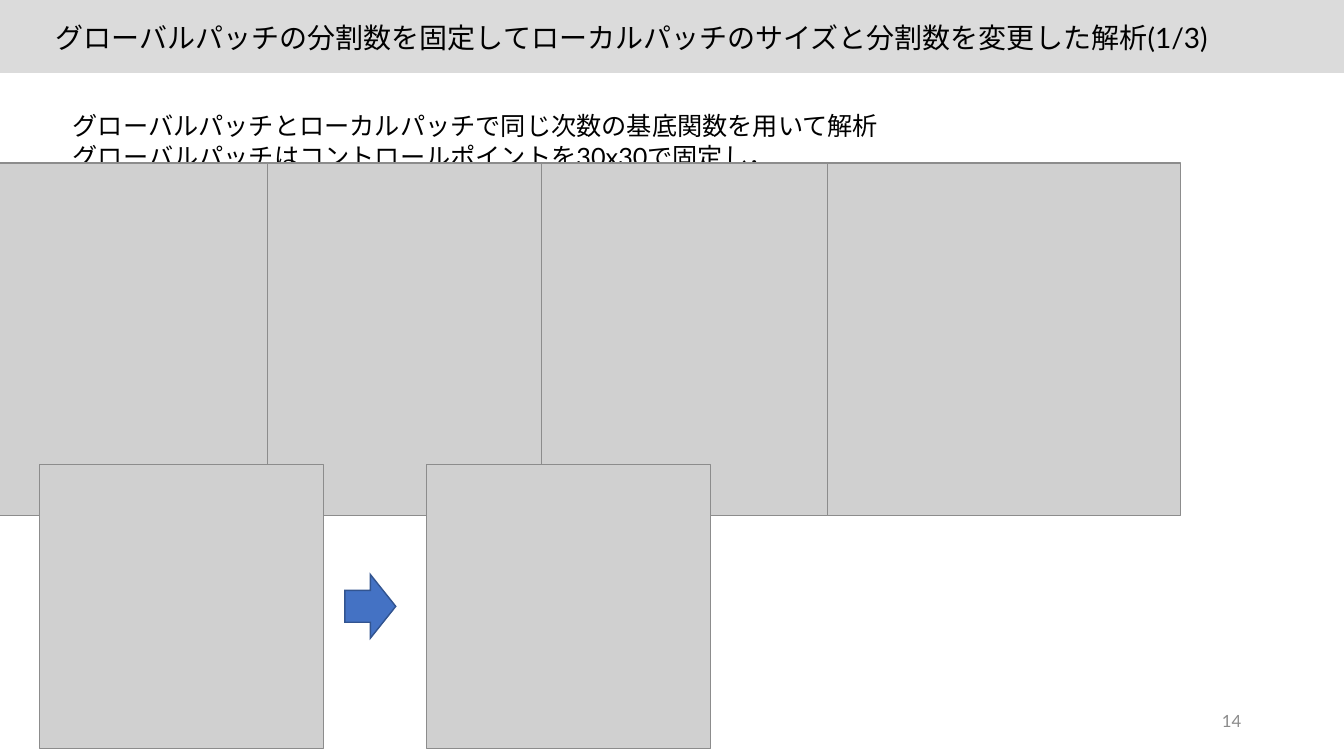
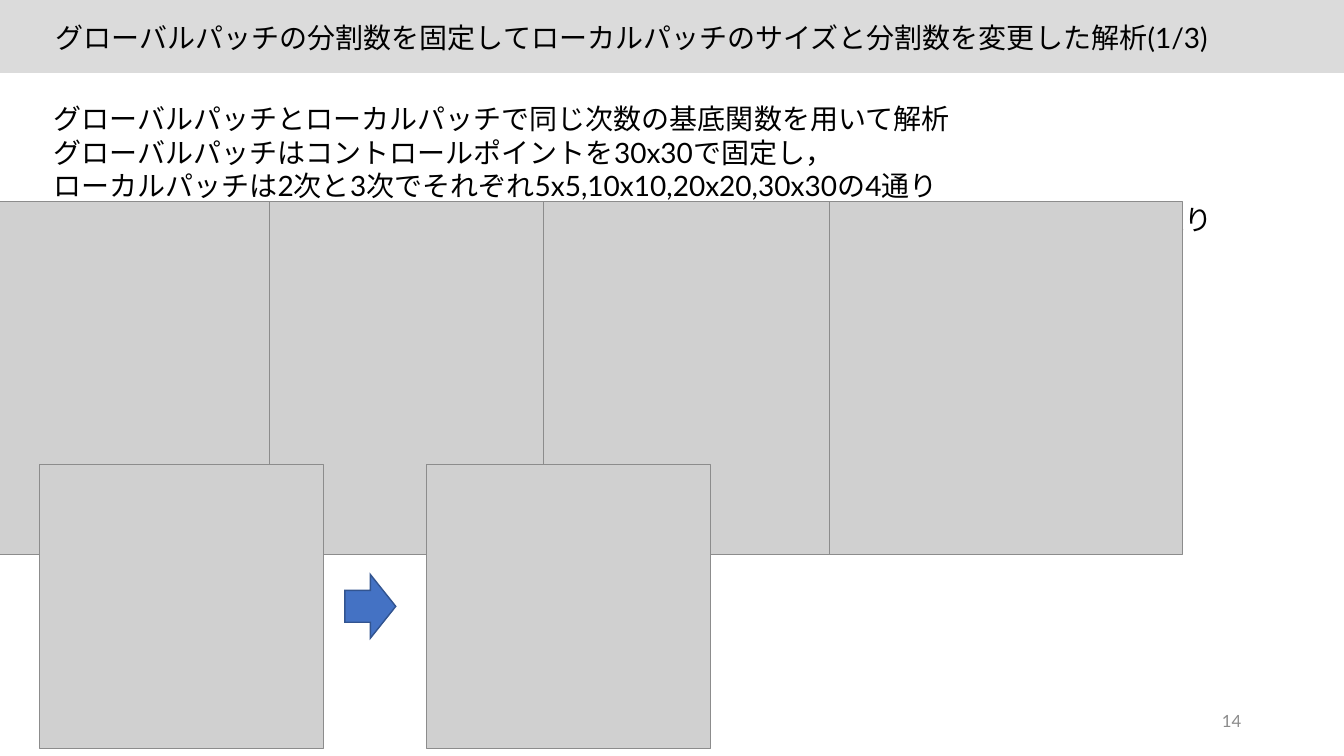
Before and after one commit to JoTsuchi22/lab_share, a slide deck: slide 14 of 卒論発表/最終版/20220208_卒業発表_土山雄飛.pptx. Drawn at 1344x756 pixels with LibreOffice and Linux fonts; fonts in the diff are those of the drawing; grey boxes stand for pictures. Boxes give left, top, right and bottom in pixels: in the first picture for what was removed or moved away, otherwise in the second. Text is boxed around its words. In the diff, an @@ line names an element or a change of style, - is before the commit and + after.

```diff
--- a/卒論発表/最終版/20220208_卒業発表_土山雄飛.pptx
+++ b/卒論発表/最終版/20220208_卒業発表_土山雄飛.pptx
@@ text "グローバルパッチとローカルパッチで同じ次数の基底関数を用いて解析": place and size @@
-text "グローバルパッチとローカルパッチで同じ次数の基底関数を用いて解析" at box(73, 113, 878, 232)
+text "グローバルパッチとローカルパッチで同じ次数の基底関数を用いて解析" at box(53, 105, 1212, 238)
@@ text "グローバルパッチとローカルパッチで同じ次数の基底関数を用いて解析" at box(53, 105, 1212, 238): size 18 to 20 pt @@
@@ 4 pictures: place and size @@
-4 pictures at box(0, 163, 1181, 516)
+4 pictures at box(0, 202, 1183, 555)
```
Also in this commit, not shown: 17 other slides changed, 13 other files.
